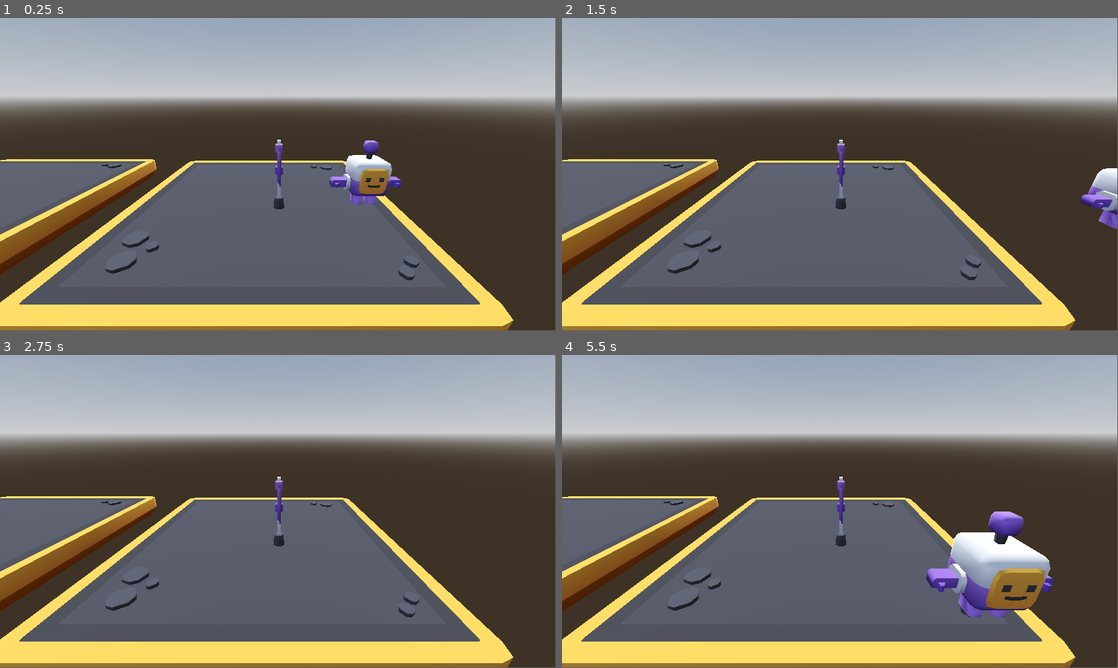
Above: before the commit, frames 1-4 (two rows, left to right).
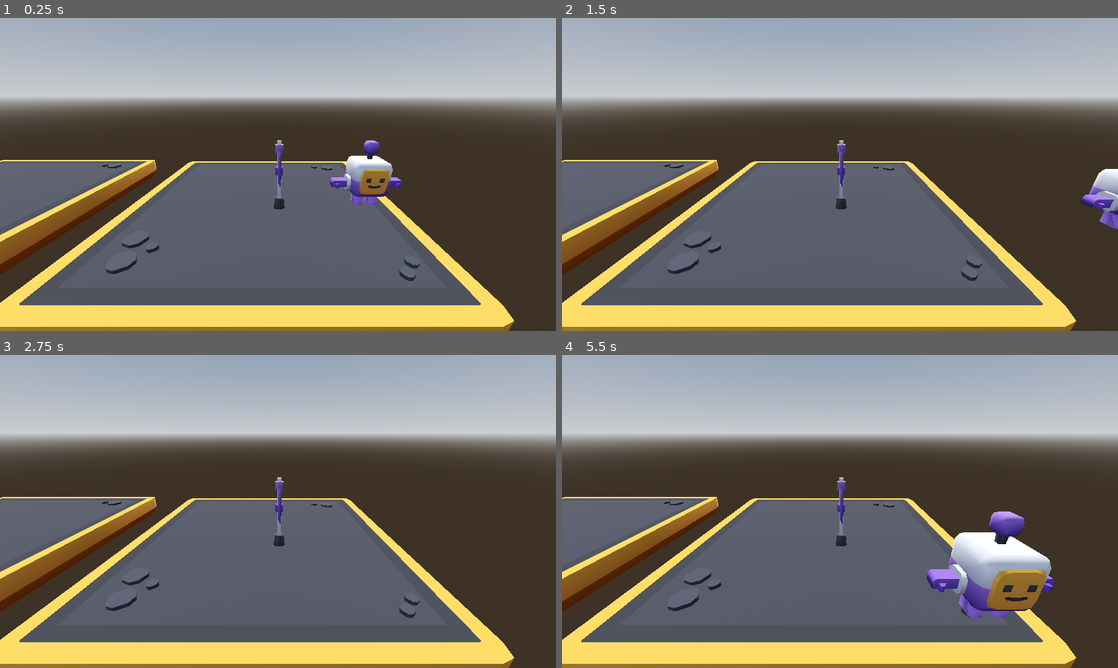
Above: after the commit, the same moments.

Repository: najmam/cours-godot3d-2025-09
Game: Godot game, scene res://racine.tscn
The game is run twice, just before and just after one commit, with the same random seed, the same clock (stepped at 60 frames per second) and the same inputs.
Inputs:
- Up to frame 1 (0.25 s): no input
- Up to frame 2 (1.5 s): tap Enter at 0.5 s; hold D (player_right) 0.53-1.28 s; hold S (player_down) from 1.28 s (still down)
- Up to frame 3 (2.75 s): tap Space at 2 s; release S (player_down) at 2.03 s; hold D (player_right) from 2.03 s (still down)
- Up to frame 4 (5.5 s): tap Enter at 2.75 s; release D (player_right) at 2.78 s; hold W (player_up) 2.78-3.53 s; tap Space at 3.5 s; hold A (player_left) 3.53-5.03 s; hold S (player_down) from 5.03 s (still down)
In our replay, the window is 799x449 before the commit and 800x450 after it. These sizes can differ from the game's own. Grey fills any space a smaller window leaves; there, only what the larger window draws over its background counts as a difference.

The runs differ from the first frame. In frame 1, 1.3% of the frame differs, in the area x 0-100%, y 0-100%; in frame 2, 1.2%; in frame 3, 1.1%; in frame 4, 1.4%.

Commit message:
cours 1 exo 3 : déplacement à la manette

Diff:
--- a/project.godot
+++ b/project.godot
@@ -10,31 +10,40 @@
 
 [application]
 
-config/name="Cours Godot 3D"
+config/name="Cours Godot 3D sept-oct 2025"
 run/main_scene="uid://bovk7aarjx8yk"
 config/features=PackedStringArray("4.5", "GL Compatibility")
 config/icon="res://icon.svg"
+
+[display]
+
+window/size/viewport_width=1280
+window/size/viewport_height=720
 
 [input]
 
 player_left={
 "deadzone": 0.2,
 "events": [Object(InputEventKey,"resource_local_to_scene":false,"resource_name":"","device":-1,"window_id":0,"alt_press …(192 unchanged characters)…
+, Object(InputEventJoypadMotion,"resource_local_to_scene":false,"resource_name":"","device":-1,"axis":0,"axis_value":-1.0,"script":null)
 ]
 }
 player_right={
 "deadzone": 0.2,
 "events": [Object(InputEventKey,"resource_local_to_scene":false,"resource_name":"","device":-1,"window_id":0,"alt_press …(192 unchanged characters)…
+, Object(InputEventJoypadMotion,"resource_local_to_scene":false,"resource_name":"","device":-1,"axis":0,"axis_value":1.0,"script":null)
 ]
 }
 player_up={
 "deadzone": 0.2,
 "events": [Object(InputEventKey,"resource_local_to_scene":false,"resource_name":"","device":-1,"window_id":0,"alt_press …(192 unchanged characters)…
+, Object(InputEventJoypadMotion,"resource_local_to_scene":false,"resource_name":"","device":-1,"axis":1,"axis_value":-1.0,"script":null)
 ]
 }
 player_down={
 "deadzone": 0.2,
 "events": [Object(InputEventKey,"resource_local_to_scene":false,"resource_name":"","device":-1,"window_id":0,"alt_press …(192 unchanged characters)…
+, Object(InputEventJoypadMotion,"resource_local_to_scene":false,"resource_name":"","device":-1,"axis":1,"axis_value":1.0,"script":null)
 ]
 }
 
